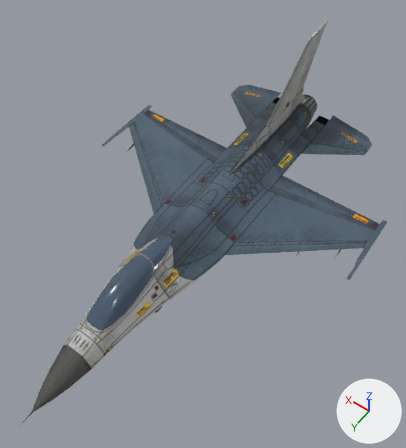
Renders of the glTF model models/f16c.glb from each side of a commit.
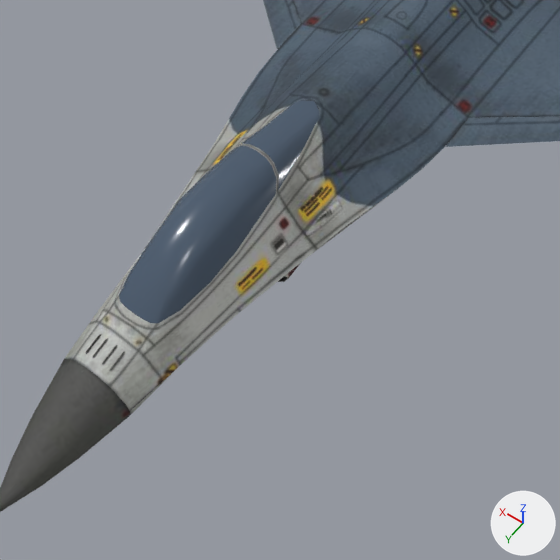
Old and new are each drawn whole from a 50 mm camera at (-6.45, 8.56, 13.89) aimed at (-0.42, 0.12, 0.63) and again close up on the part from 9% to 67% of the width and 43% to 96% of the height. The lights are fixed; the arrows at lower right show +X, +Y and +Z. The older version's two pictures come first.

Script lines for the objects in view, before the commit:
```python
mat_glass = principled_material('Glass')
mat_glass.base_color = (0.08, 0.12, 0.18)  # dark blue #506176
mat_glass.roughness = 0.2
mat_glass.alpha = 0.85
me_f_16_001 = bpy.data.meshes.new('F 16.001')
me_f_16_001.from_pydata(...)  # 1364 vertices, 2487 faces; spans x -4.8..4.8, y -7.6..7.4, z -1.4..3.3
me_f_16_001.materials.append(mat_f_16)  # picture img_f16c_color
me_glass_001 = bpy.data.meshes.new('Glass.001')
me_glass_001.from_pydata(...)  # 83 vertices, 120 faces; spans x -0.45..0.45, y 1.18..4.53, z 0.52..1.14
me_glass_001.materials.append(mat_glass)  # dark blue #506176
ob_f_16 = bpy.data.objects.new('F 16', me_f_16_001)
ob_f_16.location = (0.0, 0.0, 0.0)
ob_glass = bpy.data.objects.new('Glass', me_glass_001)
ob_glass.location = (0.0, 0.0, 0.0)
```
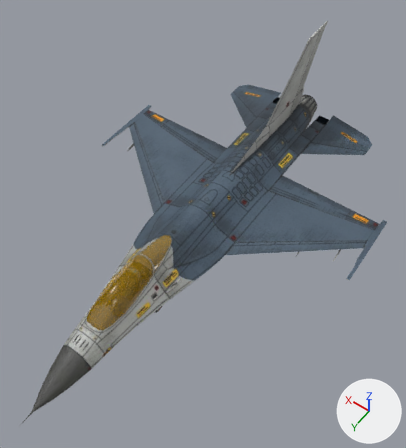
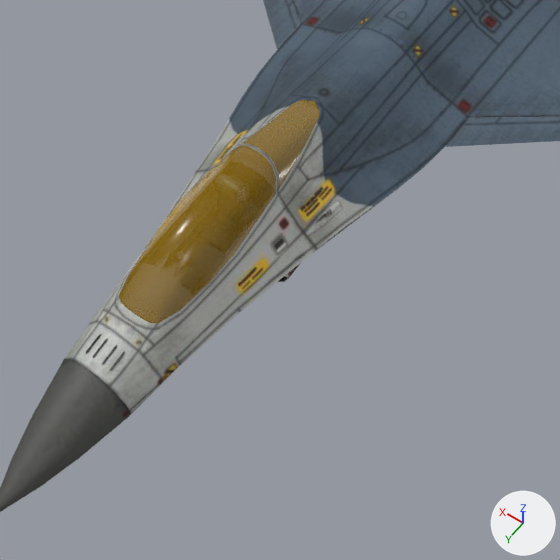
The change, as a list of edits to the scene's bpy script:
```text
Change mat_glass:
    mat_glass.base_color: (0.08, 0.12, 0.18) -> (0.62, 0.35, 0.0)  # dark blue #506176 -> yellow #cea000
    mat_glass.alpha: 0.85 -> 0.35
```

Location of each change, (x1, y1, x2, y2) in pixels of the close-ups (560 x 560 px):
'Glass', recoloured, surface changed
    both: (119, 100, 319, 323)
